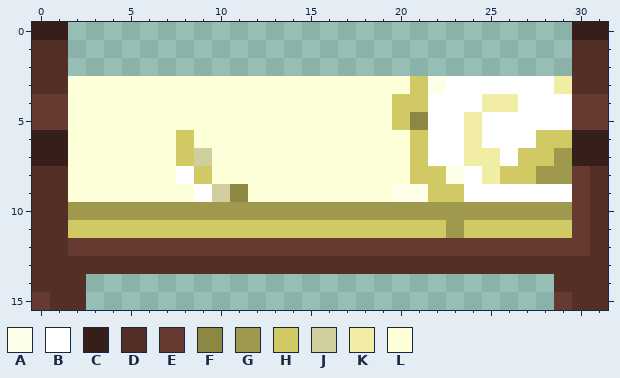
Edited in one commit: pixel-art file (data/sprites/litg.ase). Above: the version before the commit.
32x16 pixels, 1 frame. Colours within 5 levels of each other are drawn and written as one.
Palette (. is transparent): A #feffe8  B #ffffff  C #361e1a  D #542f28  E #663931  F #8c8743  G #9e994c  H #d1ca64  J #d1ce9d  K #f2eda5  L #fdffd9
Pixels before, first column x 0:
 0 CC............................CC
 1 DD............................DD
 2 DD............................DD
 3 DDLLLLLLLLLLLLLLLLLLLHABBBBBBKDD
 4 EELLLLLLLLLLLLLLLLLLHHBBBKKBBBEE
 5 EELLLLLLLLLLLLLLLLLLHFBBKBBBBBEE
 6 CCLLLLLLHLLLLLLLLLLLLHBBKBBBHHCC
 7 CCLLLLLLHJLLLLLLLLLLLHBBKKBHHGCC
 8 DDLLLLLLBHLLLLLLLLLLLHHABKHHGGED
 9 DDLLLLLLLBJFLLLLLLLLAAHHBBBBBBED
10 DDGGGGGGGGGGGGGGGGGGGGGGGGGGGGED
11 DDHHHHHHHHHHHHHHHHHHHHHGHHHHHHED
12 DDEEEEEEEEEEEEEEEEEEEEEEEEEEEEED
13 DDDDDDDDDDDDDDDDDDDDDDDDDDDDDDDD
14 DDD..........................DDD
15 EDD..........................EDD
After:
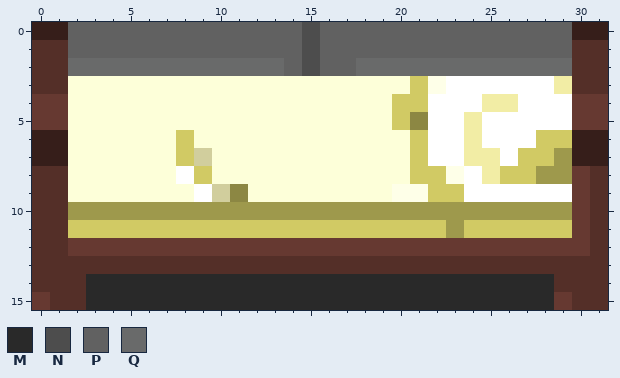
Colours new in this view: M #292929  N #4d4d4d  P #616161  Q #696a6a
What changed:
layer "Layer 2 Copy" added
Layers "Layer 1", "Layer 2 Copy":
The edit adds colour M in rows 14 to 15 at x 3 to 28.
The edit adds colour N in rows 0 to 2 at x 15.
The edit adds colour P in rows 0 to 1 at x 2 to 14 and 16 to 29; in row 2 at x 14 and 16 to 17.
The edit adds colour Q in row 2 at x 2 to 13 and 18 to 29.
Where, in picture pixels (left, top, right, bottom), the same in both pictures:
added: (68, 22, 572, 76)
added: (86, 274, 554, 310)
